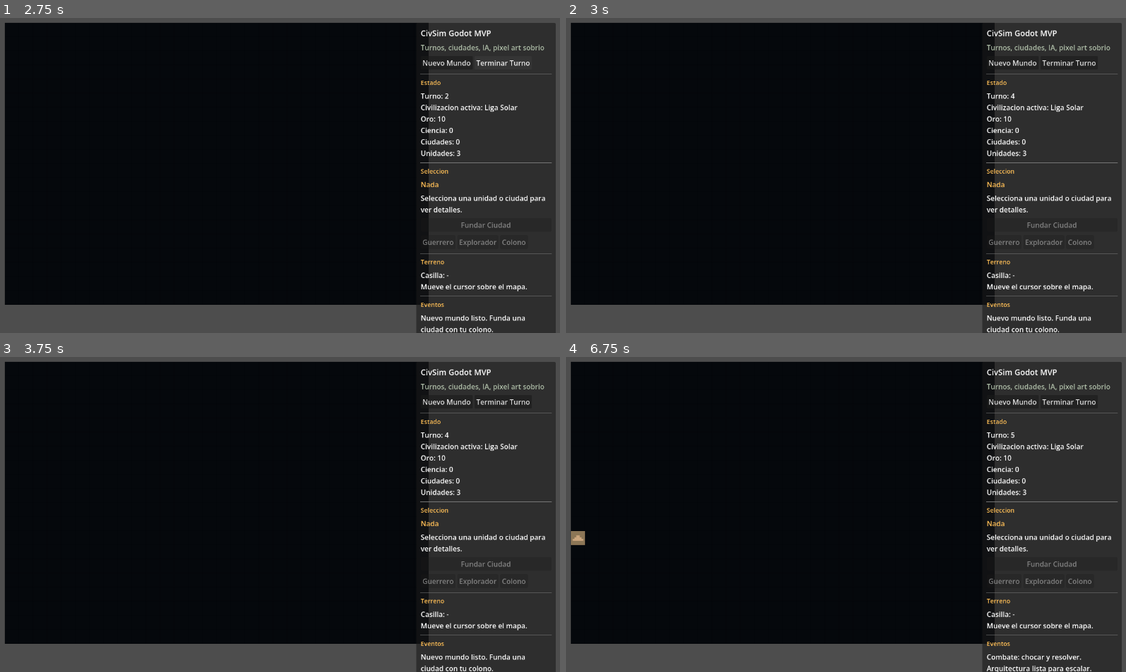
Above: before the commit, frames 1-4 (two rows, left to right).
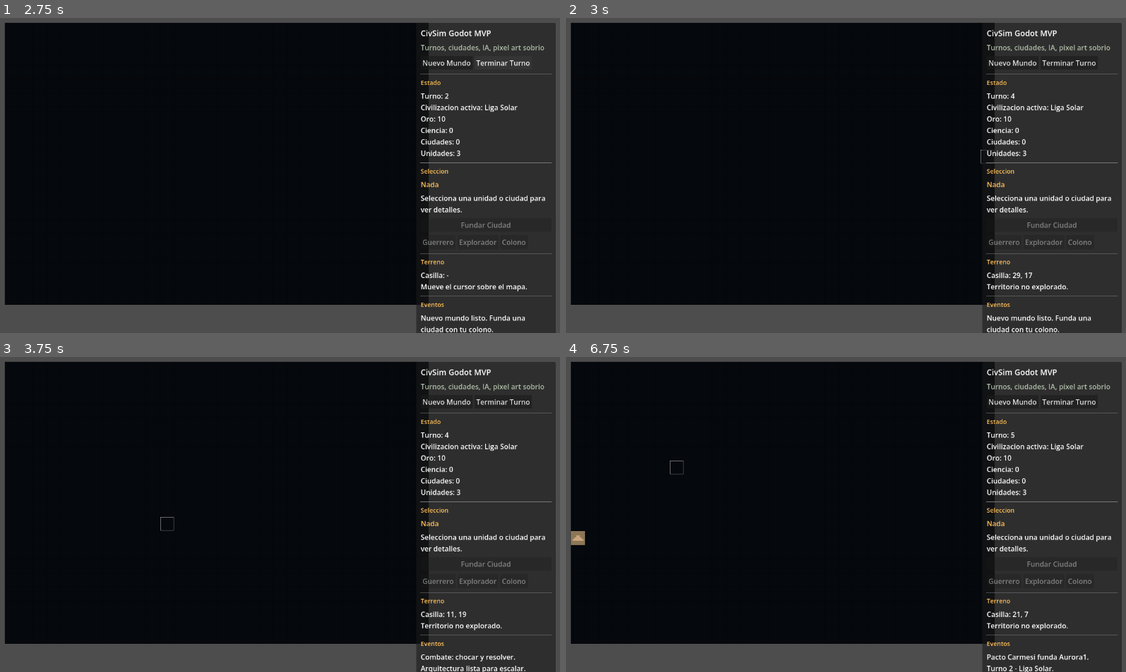
Above: after the commit, the same moments.

Repository: borisc000/CivSim
Game: Godot game, scene res://scenes/main.tscn
The game is run twice, just before and just after one commit, with the same random seed, the same clock (stepped at 60 frames per second) and the same inputs.
Inputs (mouse positions are in pixels of both pictures, inside the frame that each line leads up to):
- Up to frame 1 (2.75 s): click "Nuevo Mundo" at 0.5 s; click "Nuevo Mundo" at 1.25 s; click "Terminar Turno" at 2 s
- Up to frame 2 (3 s): move the mouse to (969, 159) at 2.77 s; hold D from 2.78 s (still down); tap Keypad Enter at 2.85 s; click (969, 159) at 2.92 s
- Up to frame 3 (3.75 s): move the mouse to (168, 530) at 3.52 s; release D at 3.53 s; hold S from 3.53 s (still down); tap F at 3.6 s; click (168, 530) at 3.67 s
- Up to frame 4 (6.75 s): move the mouse to (902, 445) at 4.27 s; release S at 4.28 s; hold D 4.28-5.03 s; tap N at 4.35 s; click (902, 445) at 4.42 s; move the mouse to (818, 577) at 5.02 s; hold W 5.03-5.78 s; tap Keypad Enter at 5.1, 6.6 s; click (818, 577) at 5.17 s; move the mouse to (1014, 561) at 5.77 s; hold A from 5.78 s (still down); tap F at 5.85 s; click (1014, 561) at 5.92 s; tap Enter at 6.5 s; move the mouse to (678, 467) at 6.52 s; click (678, 467) at 6.67 s

Frame 1 is identical in both runs. In frame 2, 0.2% of the frame differs, in the area x 74-95%, y 41-87%; in frame 3, 0.6%, in the area x 28-95%, y 50-100%; in frame 4, 0.6%.

Commit message:
Corregir inferencias de tipos en res

Diff:
--- a/godot/project.godot
+++ b/godot/project.godot
@@ -19,16 +19,16 @@
 config/features=PackedStringArray("4.6")
 config/icon="res://icon.svg"
 
+[debug]
+
+gdscript/warnings/treat_warnings_as_errors=false
+
 [display]
 
 window/size/viewport_width=1280
 window/size/viewport_height=720
 window/stretch/mode="viewport"
 
-[debug]
-
-gdscript/warnings/treat_warnings_as_errors=false
-
 [rendering]
 
 textures/canvas_textures/default_texture_filter=0
--- a/godot/scripts/ui/hud.gd
+++ b/godot/scripts/ui/hud.gd
@@ -25,6 +25,7 @@
 func _build_ui() -> void:
 	var root = Control.new()
 	root.set_anchors_preset(Control.PRESET_FULL_RECT)
+	root.mouse_filter = Control.MOUSE_FILTER_PASS
 	add_child(root)
 
 	var sidebar = PanelContainer.new()
--- a/godot/scripts/ui/world_view.gd
+++ b/godot/scripts/ui/world_view.gd
@@ -40,7 +40,7 @@
 func _process(_delta: float) -> void:
 	queue_redraw()
 
-func _unhandled_input(event: InputEvent) -> void:
+func _input(event: InputEvent) -> void:
 	if grid == null:
 		return
 
